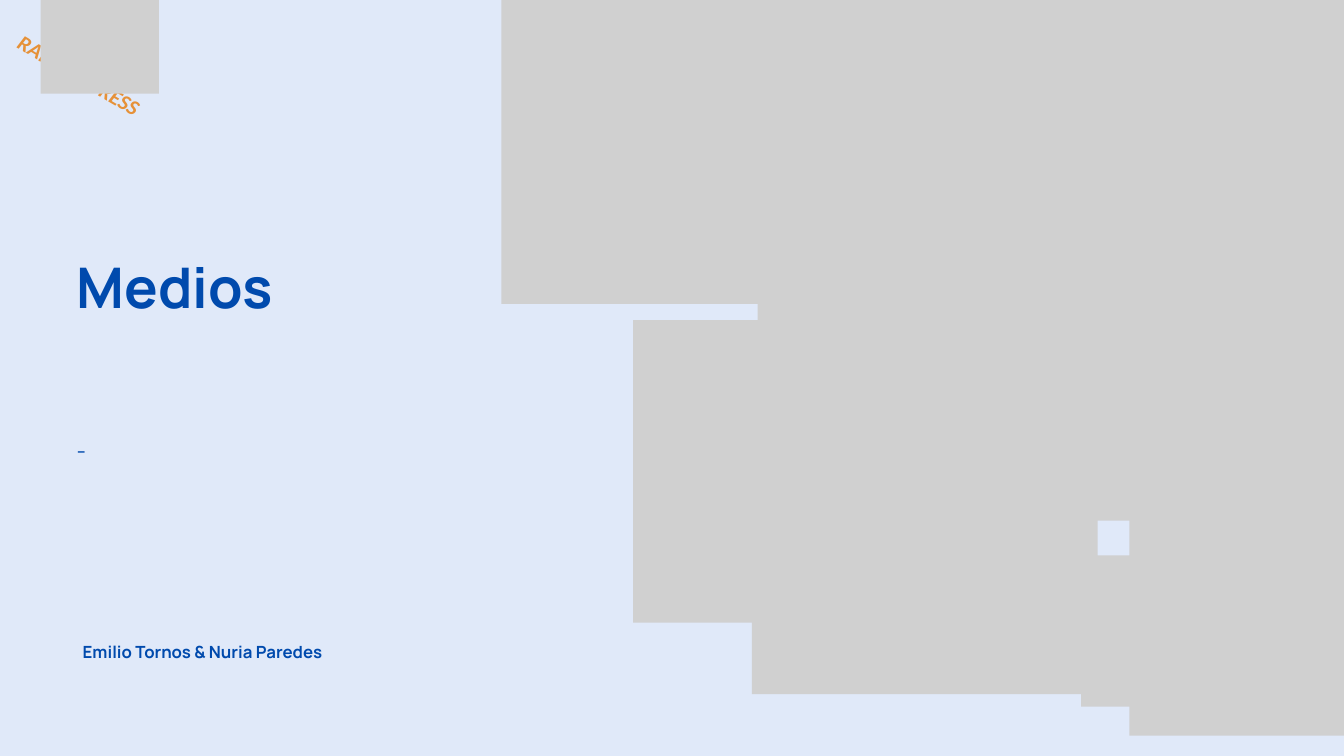
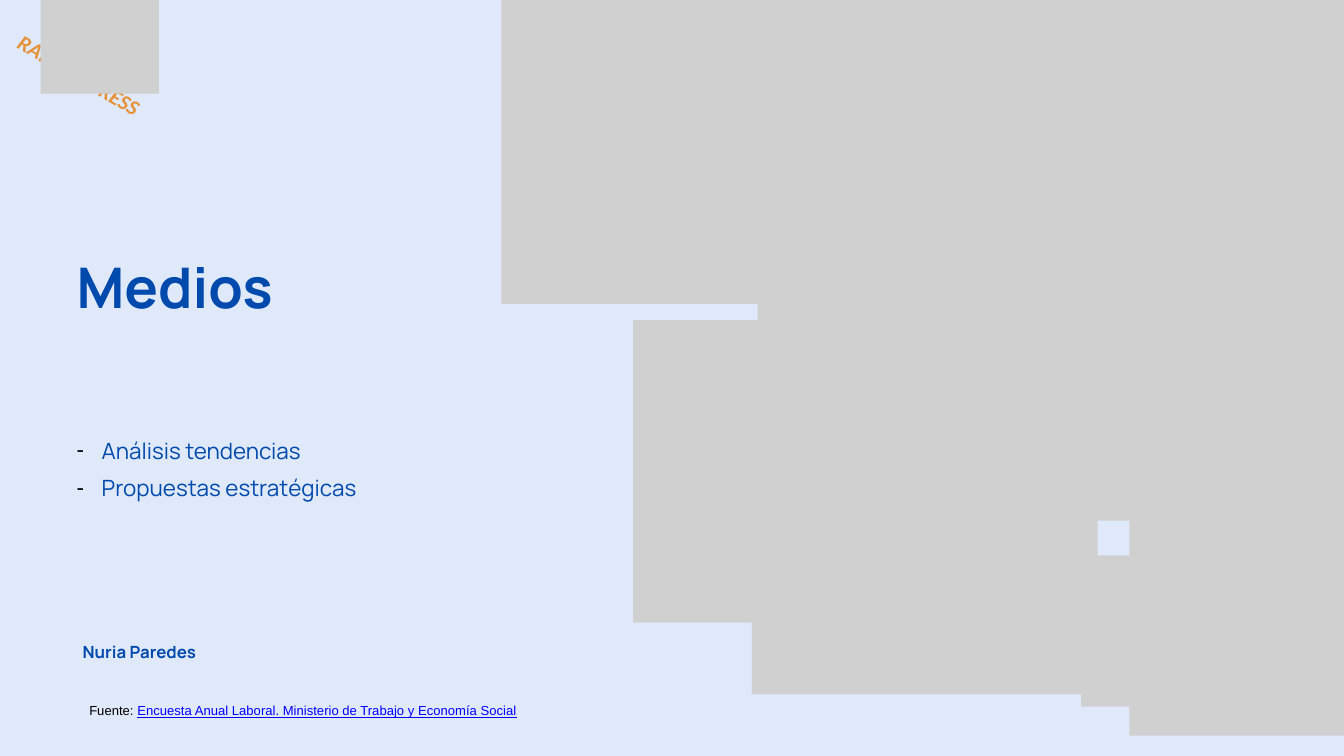
Before and after one commit to ITACADEMYprojectes/ProjecteData, a slide deck: slide 9 of Equip_28/Results/Analisis_PAP_and_ABL_RapidExpres_2026_11_05.pptx. Drawn at 1344x756 pixels with LibreOffice and Linux fonts; fonts in the diff are those of the drawing; grey boxes stand for pictures. Boxes give left, top, right and bottom in pixels: in the first picture for what was removed or moved away, otherwise in the second. Text is boxed around its words. In the diff, an @@ line names an element or a change of style, - is before the commit and + after.

```diff
--- a/Equip_28/Results/Analisis_PAP_and_ABL_RapidExpres_2026_11_05.pptx
+++ b/Equip_28/Results/Analisis_PAP_and_ABL_RapidExpres_2026_11_05.pptx
@@ text at [102, 441, 356, 502]: text changed @@
--
+– Análisis tendencias
+– Propuestas estratégicas
@@ text at [83, 645, 196, 659]: text changed @@
-Emilio Tornos & Nuria Paredes
+Nuria Paredes
@@ text added at [89, 705, 517, 718], 14 pt, text #0000FF, underline @@
+Fuente: Encuesta Anual Laboral. Ministerio de Trabajo y Economía Social
```
Also in this commit, not shown: 2 other files.
